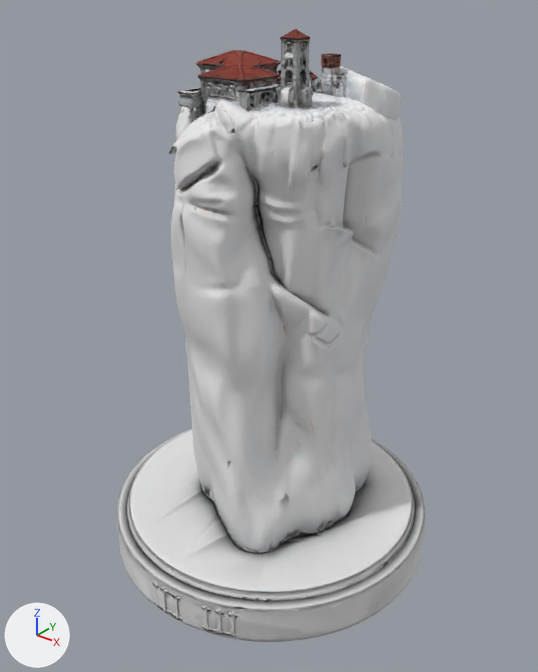
Renders of the glTF model public/models/mapbox/meteora.glb from each side of a commit.
Rendered twice from a 50 mm camera at (1.5, -1.88, 1.07) aimed at (0.02, -0.03, -0.08). Lighting does not change. The marker at lower left points along +X, +Y and +Z. The picture after the commit comes second. Where no turn or scale is listed for an object, it has been applied to the vertices.

The scene before the commit, as lines of its bpy script (objects in view):
```python
mat_material_0 = bpy.data.materials.new('Material_0')
mat_material_0.use_nodes = True; mat_material_0.node_tree.nodes.clear()
_N = mat_material_0.node_tree.nodes; _L = mat_material_0.node_tree.links
n0 = _N.new('ShaderNodeBsdfPrincipled'); n0.name = 'Principled BSDF'
n0.inputs[2].default_value = 0.8  # 'Roughness'
n1 = _N.new('ShaderNodeOutputMaterial'); n1.name = 'Material Output'
n2 = _N.new('ShaderNodeTexImage'); n2.name = 'Image Texture'
n2.image = img_image_0
n3 = _N.new('ShaderNodeNormalMap'); n3.name = 'Normal Map'
n3.uv_map = 'UVMap'
n4 = _N.new('ShaderNodeTexImage'); n4.name = 'Image Texture.001'
n4.image = img_normal
_L.new(n0.outputs[0], n1.inputs[0])  # 'BSDF' to 'Surface'
_L.new(n2.outputs[0], n0.inputs[0])  # 'Color' to 'Base Color'
_L.new(n3.outputs[0], n0.inputs[5])  # 'Normal' to 'Normal'
_L.new(n4.outputs[0], n3.inputs[1])  # 'Color' to 'Color'
me_mesh_0 = bpy.data.meshes.new('Mesh_0')
me_mesh_0.from_pydata(...)  # 15092 vertices, 30210 faces; spans x -0.61..0.61, y -0.61..0.61, z -0.95..0.95
me_mesh_0.materials.append(mat_material_0)
ob_mesh_0 = bpy.data.objects.new('Mesh_0', me_mesh_0)
ob_mesh_0.location = (-0.001, 0.002, -0.012)
```
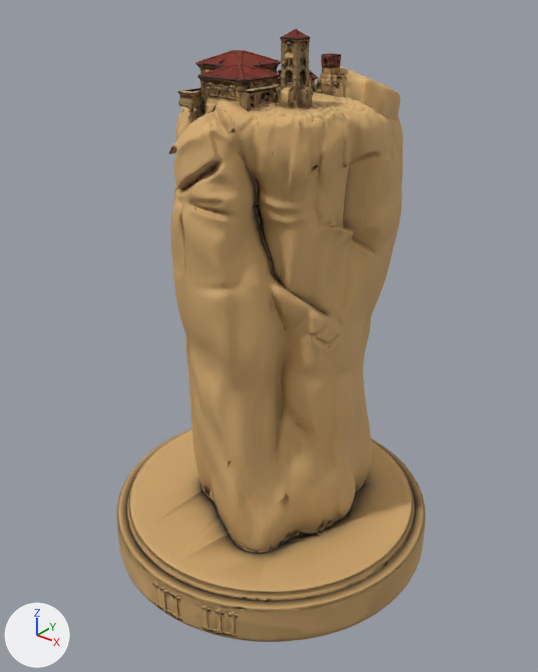
Pixel boxes (x1, y1, x2, y2) of what changed, in the pictures (538 x 672 px):
'Mesh_0', recoloured (grey to brown): (117, 29, 426, 642) in both

The change, as a list of edits to the scene's bpy script:
```text
Change mat_material_0:
    add n5 = _N.new('ShaderNodeMix'); n5.name = 'Mix'
    add n5.data_type = 'RGBA'
    add n5.blend_type = 'MULTIPLY'
    add n5.inputs[0].default_value = 1.0  # 'Factor'
    add n5.inputs[7].default_value = (0.804, 0.498, 0.196, 1.0)  # 'B', beige #e8bb7a
    where n2 = _N.new('ShaderNodeTexImage'); n2.name = 'Image Texture'
    where n0 = _N.new('ShaderNodeBsdfPrincipled'); n0.name = 'Principled BSDF'
    remove _L.new(n2.outputs[0], n0.inputs[0])  # 'Color' to 'Base Color'
    add _L.new(n5.outputs[2], n0.inputs[0])  # 'Result' to 'Base Color'
    add _L.new(n2.outputs[0], n5.inputs[6])  # 'Color' to 'A'
```
